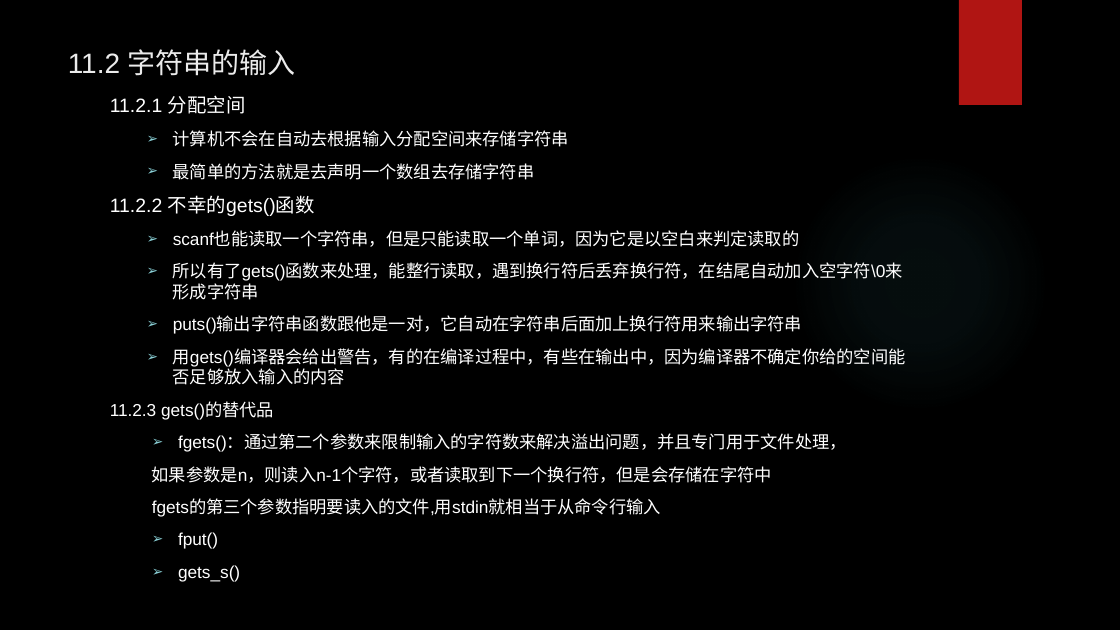
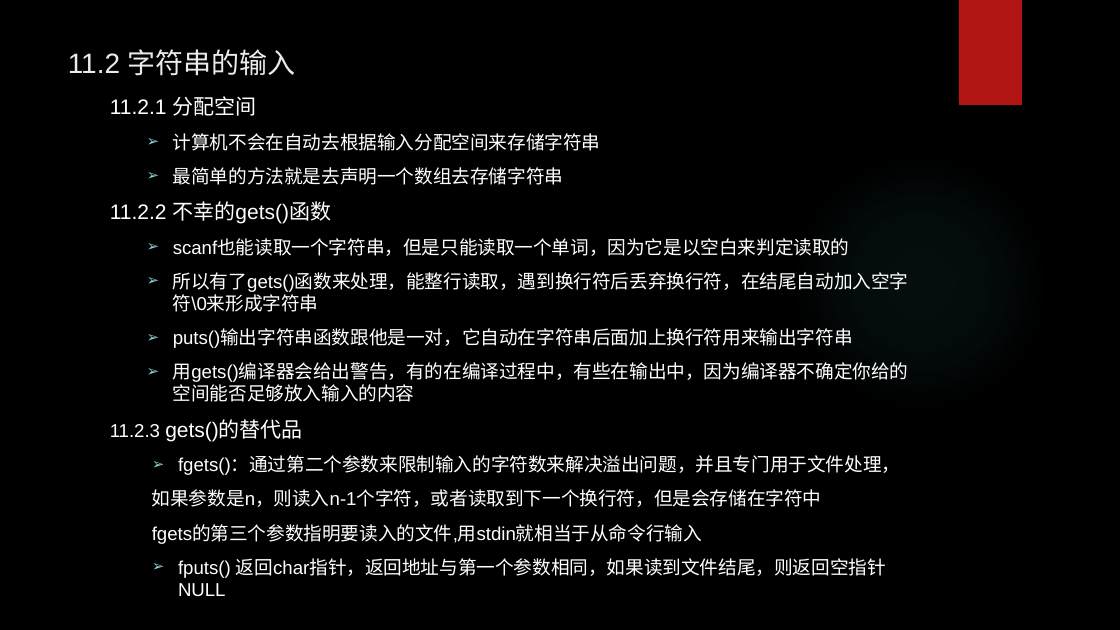
Before and after one commit to tsyin/c_ppt-code, a slide deck: slide 4 of 11字符串和字符串函数.pptx. Drawn at 1120x630 pixels with LibreOffice and Linux fonts; fonts in the diff are those of the drawing; background and template pictures are left out. Boxes give left, top, right and bottom in pixels: in the first picture for what was removed or moved away, otherwise in the second. Text is boxed around its words. In the diff, an @@ line names an element or a change of style, - is before the commit and + after.

```diff
--- a/11字符串和字符串函数.pptx
+++ b/11字符串和字符串函数.pptx
@@ text at (110,96,909,544): size 16.6 to 18 pt in "11.2.1 分配空间", "11.2.2 不幸的gets()函数"; size 14.8 to 16 pt in "计算机不会在自动去根据输入分配空间来存储字符串", "最简单的方法就是去声明一个数组去存储字符串", "scanf也能读取一个字符串，但是只能读取一个单词，因为它是以空白来判定读取的", "所以有了gets()函数来处理，能整行读取，遇到换行符后丢弃换行符，在结尾自动加入空字符\0来形成字符串" and 6 more places; size 14.8 to 18 pt in "gets()的替代品" @@
@@ text at (178,558,886,578): text changed; size 14.8 to 16 pt @@
-  ➢ fput()
-  ➢ gets_s()
+  ➢ fputs() 返回char指针，返回地址与第一个参数相同，如果读到文件结尾，则返回空指针NULL
```
Also in this commit, not shown: 1 other slide changed, 2 slides added.
